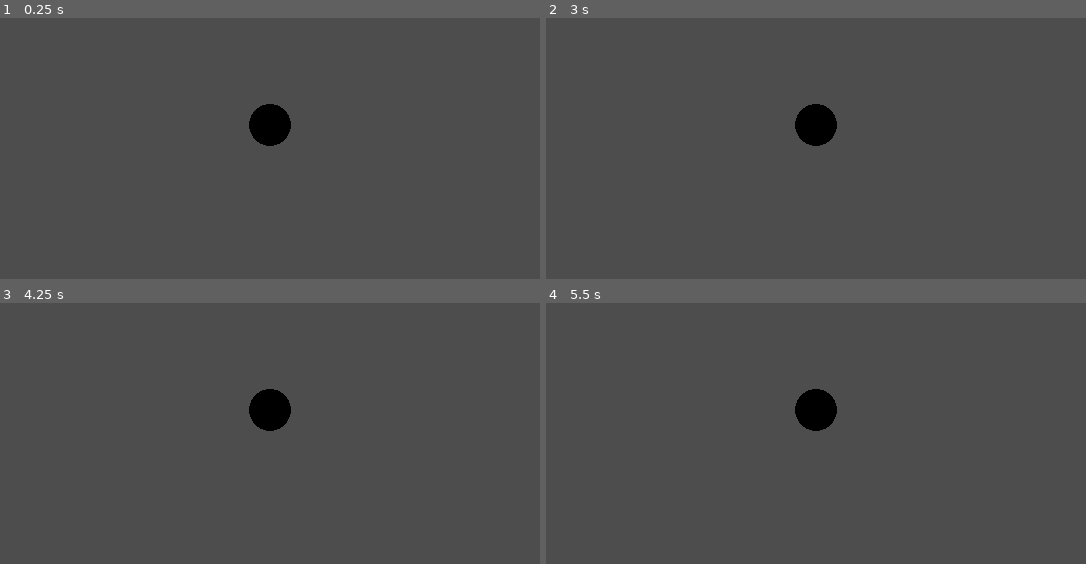
Above: before the commit, frames 1-4 (two rows, left to right).
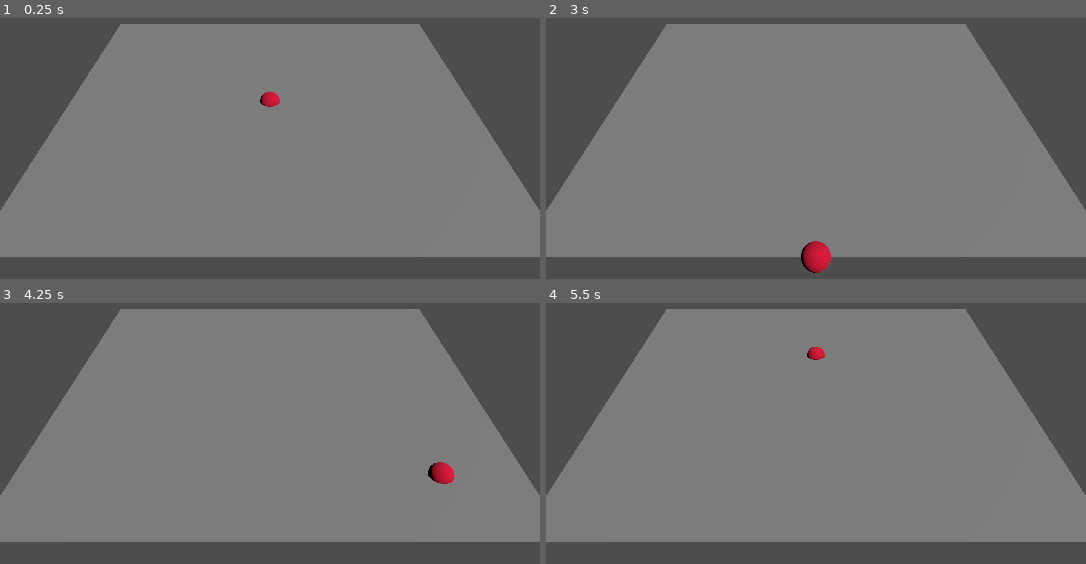
Above: after the commit, the same moments.

Repository: LettucePie/rpg-life
Game: Godot game, scene res://Scenes/Userspace/Space_Editor/highlight_vertex.tscn
The game is run twice, just before and just after one commit, with the same random seed, the same clock (stepped at 60 frames per second) and the same inputs. This scene is started directly instead of the project's main scene.
Inputs (mouse positions are in pixels of both pictures, inside the frame that each line leads up to):
- Up to frame 1 (0.25 s): no input
- Up to frame 2 (3 s): tap Enter at 0.5, 2 s; move the mouse to (934, 38) at 0.52 s; click (934, 38) at 0.67 s; tap Space at 1.25, 2.75 s; move the mouse to (708, 119) at 1.27 s; click (708, 119) at 1.42 s; move the mouse to (outside the picture) at 2.02 s; click (outside the picture) at 2.17 s; move the mouse to (789, 239) at 2.77 s; click (789, 239) at 2.92 s
- Up to frame 3 (4.25 s): tap Enter at 3.5 s; move the mouse to (432, 485) at 3.52 s; click (432, 485) at 3.67 s
- Up to frame 4 (5.5 s): tap Space at 4.25 s; move the mouse to (outside the picture) at 4.27 s; click (outside the picture) at 4.42 s; move the mouse to (843, 365) at 5.02 s; click (843, 365) at 5.17 s

The runs differ from the first frame. In frame 1, 73% of the frame differs, in the area x 0-100%, y 2-92%; in frame 2, 73%, in the area x 0-100%, y 2-98%; in frame 3, 73%; in frame 4, 73%.

Commit message:
Finished Vertex Detection model for Primitive Mesh.
Could be useful to editing the User Terrain, though using a HeightMap
system would be preferred.

Diff:
--- a/Scenes/Userspace/Space_Editor/highlight_vertex.gd
+++ b/Scenes/Userspace/Space_Editor/highlight_vertex.gd
@@ -2,10 +2,42 @@
 
 
 @onready var point = $Point
+@onready var mesh_rend = $Platform/Mesh
+var mesh : Mesh
+var mesh_verts : PackedVector3Array
+var vert_positions : PackedVector3Array
 
 # Called when the node enters the scene tree for the first time.
 func _ready():
-	pass
+	_gather_verts()
+
+
+###
+### Gather Mesh and Vertices Array
+func _gather_verts():
+	mesh = mesh_rend.get_mesh()
+	var mesh_array = mesh.surface_get_arrays(0)
+	mesh_verts = mesh_array.front()
+	###
+	### To clear out any duplicates and focus on positioning
+	var center = $Platform.get_position()
+	vert_positions.clear()
+	for vert in mesh_verts:
+		if !vert_positions.has(vert + center):
+			vert_positions.append(vert + center)
+
+###
+### Return the Nearest Point to the given Vector from the array of \
+### Vertex Positions
+func _return_nearest_point(p : Vector3) -> Vector3:
+	var result = Vector3.ZERO
+	var smallest_distance = 200
+	for v in vert_positions:
+		var distance = v.distance_squared_to(p)
+		if distance < smallest_distance:
+			smallest_distance = distance
+			result = v
+	return result
 
 
 # Called every frame. 'delta' is the elapsed time since the previous frame.
@@ -15,7 +47,7 @@
 
 func _on_platform_input_event(camera, event, pos, normal, shape_idx):
 	if event is InputEventMouse:
-		point.set_position(pos)
+		point.set_position(_return_nearest_point(pos))
 	if event is InputEventMouseButton:
 		if event.pressed:
 			print(shape_idx)
--- a/Scenes/Userspace/Space_Editor/highlight_vertex.tscn
+++ b/Scenes/Userspace/Space_Editor/highlight_vertex.tscn
@@ -1,7 +1,6 @@
-[gd_scene load_steps=5 format=3]
+[gd_scene load_steps=6 format=3 uid="uid://b2hu0nsgfdkcv"]
 
 [ext_resource type="Script" path="res://Scenes/Userspace/Space_Editor/highlight_vertex.gd" id="1_vqj28"]
-[ext_resource type="PackedScene" uid="uid://gxgm7qbdhipi" path="res://Assets/Stage_Objects/platform.tscn" id="2_k62dh"]
 
 [sub_resource type="StandardMaterial3D" id="StandardMaterial3D_0hlpd"]
 albedo_color = Color(0.847059, 0, 0.203922, 1)
@@ -9,16 +8,35 @@
 [sub_resource type="SphereMesh" id="SphereMesh_opbg4"]
 material = SubResource("StandardMaterial3D_0hlpd")
 
+[sub_resource type="PlaneMesh" id="PlaneMesh_n5di2"]
+size = Vector2(20, 20)
+subdivide_width = 5
+subdivide_depth = 5
+
+[sub_resource type="BoxShape3D" id="BoxShape3D_j1v64"]
+size = Vector3(20, 1, 20)
+
 [node name="Highlight_Vertex" type="Node3D"]
 script = ExtResource("1_vqj28")
+
+[node name="DirectionalLight3D" type="DirectionalLight3D" parent="."]
+transform = Transform3D(0.86858, -1.15172e-08, 0.49555, -0.398063, 0.595608, 0.697708, -0.295153, -0.803275, 0.517333, 0.0903664, 14.0395, 10.3815)
+shadow_enabled = true
+
+[node name="Camera3D" type="Camera3D" parent="."]
+transform = Transform3D(1, 0, 0, 0, 0.875936, 0.482427, 0, -0.482427, 0.875936, 0, 13.5679, 22.3989)
 
 [node name="Point" type="MeshInstance3D" parent="."]
 mesh = SubResource("SphereMesh_opbg4")
 
-[node name="Camera3D" type="Camera3D" parent="."]
-transform = Transform3D(1, 0, 0, 0, 0.875936, 0.482427, 0, -0.482427, 0.875936, 0, 6.98779, 10.4516)
+[node name="Platform" type="Area3D" parent="."]
 
-[node name="Platform" parent="." instance=ExtResource("2_k62dh")]
-metadata/Bongus = "Flerpy"
+[node name="Mesh" type="MeshInstance3D" parent="Platform"]
+mesh = SubResource("PlaneMesh_n5di2")
+skeleton = NodePath("../..")
+
+[node name="CollisionShape3D" type="CollisionShape3D" parent="Platform"]
+transform = Transform3D(1, 0, 0, 0, 1, 0, 0, 0, 1, 2.08165e-12, -0.5, 2.08165e-12)
+shape = SubResource("BoxShape3D_j1v64")
 
 [connection signal="input_event" from="Platform" to="." method="_on_platform_input_event"]
